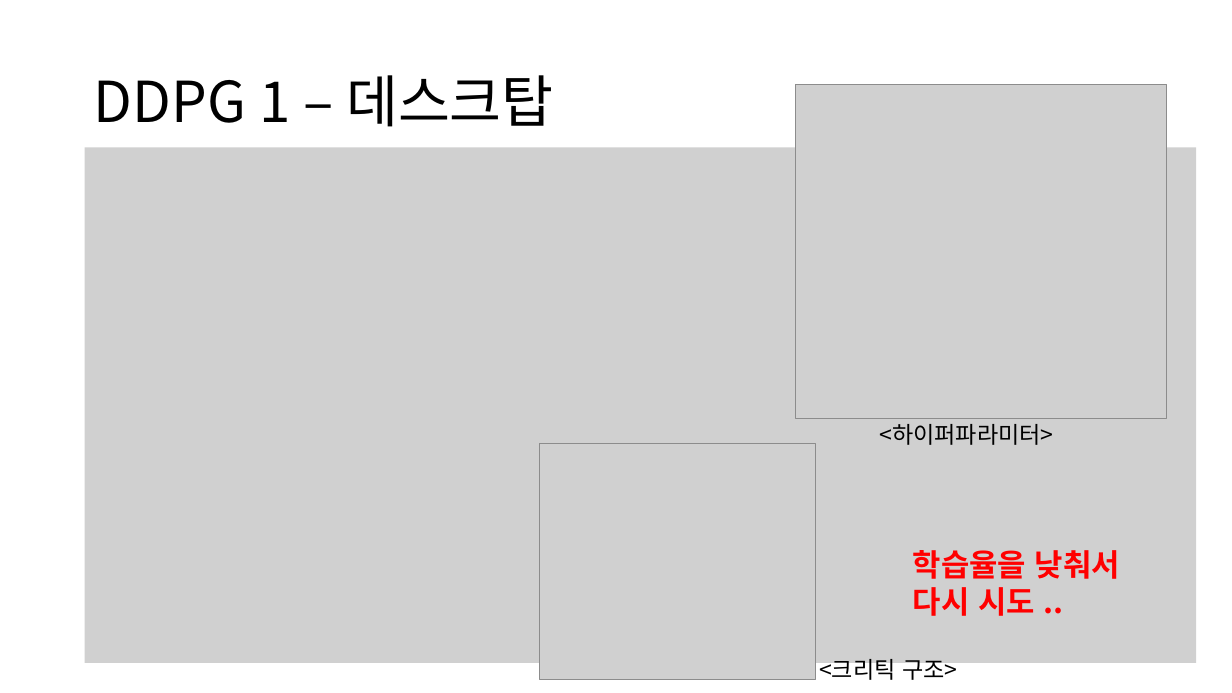
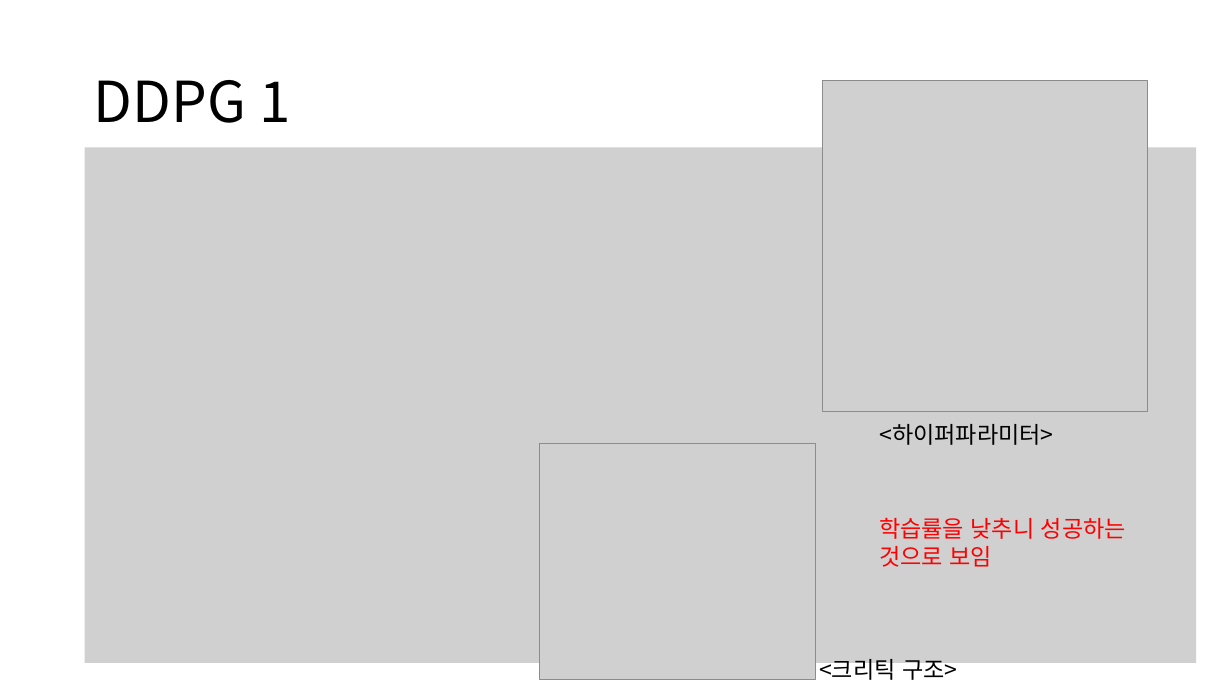
Before and after one commit to zidane89/experiment, a slide deck: slide 7 of 실험정리.pptx (slide 5 before the commit). Drawn at 1232x693 pixels with LibreOffice and Linux fonts; fonts in the diff are those of the drawing; grey boxes stand for pictures. Boxes give left, top, right and bottom in pixels: in the first picture for what was removed or moved away, otherwise in the second. Text is boxed around its words. In the diff, an @@ line names an element or a change of style, - is before the commit and + after.

```diff
--- a/실험정리.pptx
+++ b/실험정리.pptx
@@ title at box(94, 80, 290, 123): text changed @@
-DDPG 1 – 데스크탑
+DDPG 1
@@ picture: place and size @@
-picture at box(796, 84, 1167, 418)
+picture at box(823, 80, 1148, 411)
@@ text at box(879, 518, 1126, 567): text changed; size 24 to 18 pt; bold off @@
-학습율을 낮춰서 다시 시도 ..
+학습률을 낮추니 성공하는 것으로 보임
```
Also in this commit, not shown: 2 other slides changed, 3 slides added.
